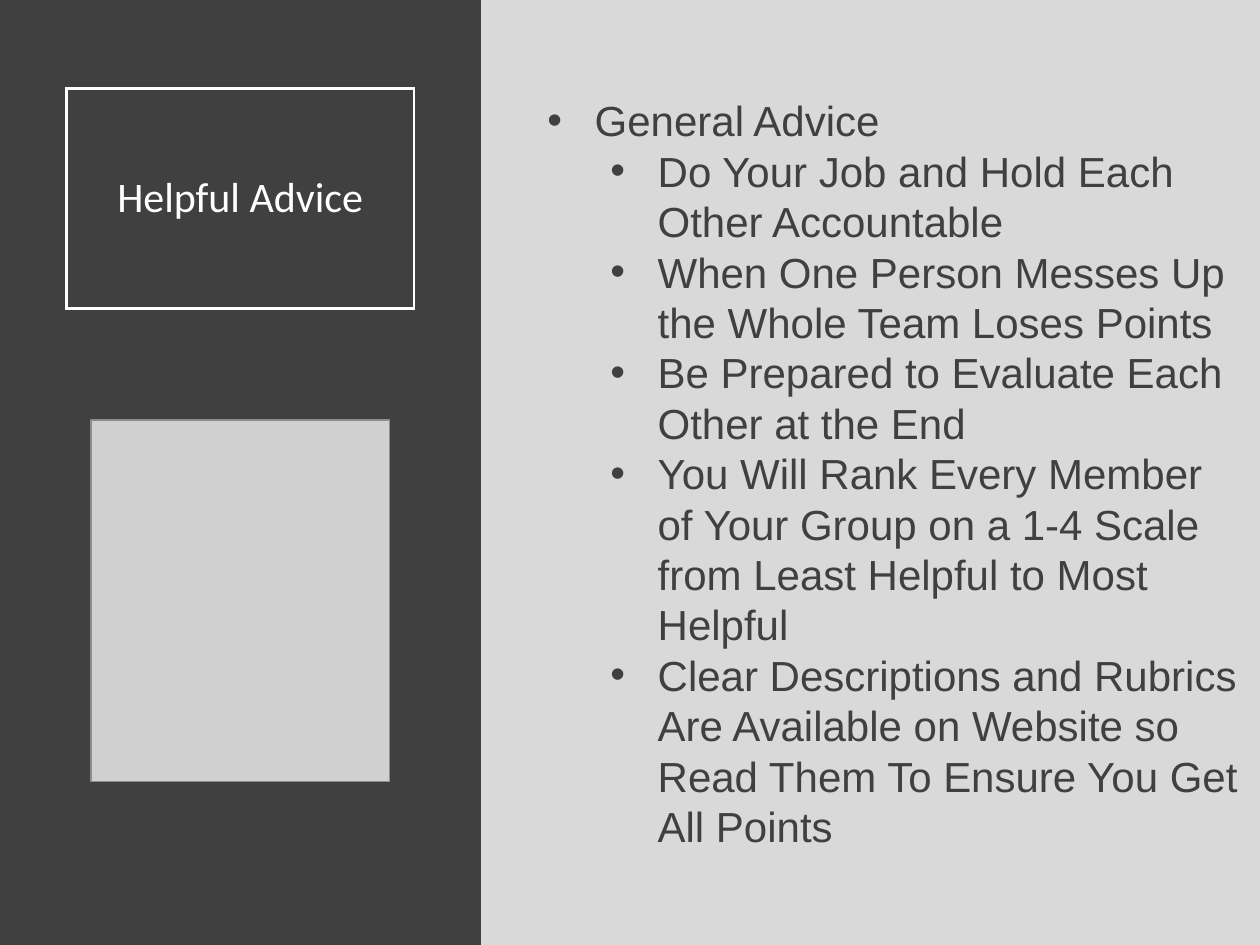
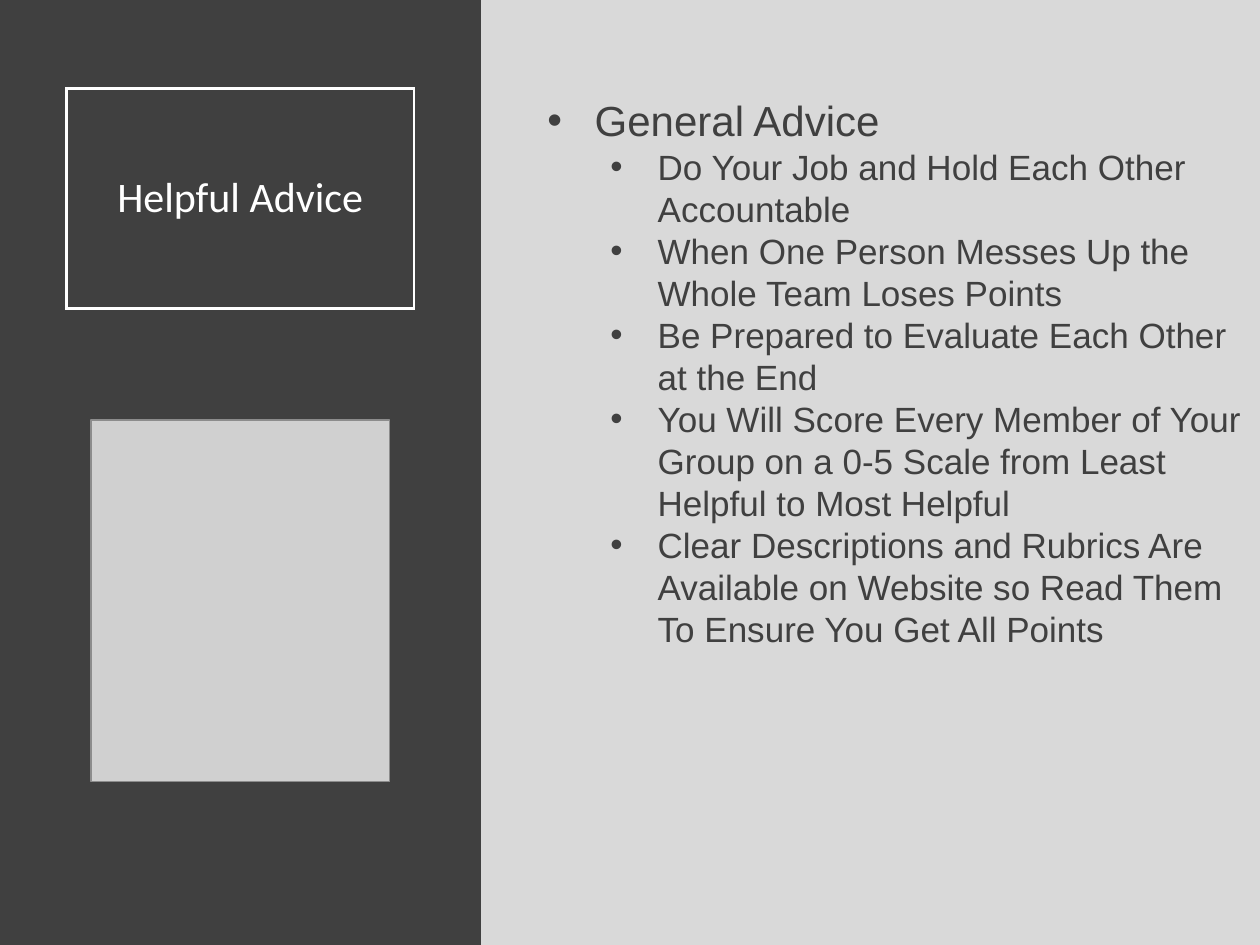
Before and after one commit to SuperMarioGiacomazzo/STOR320_WEBSITE, a slide deck: slide 17 of Lecture/Final Project 1/Final_Project_1_Lecture.pptx. Drawn at 1260x945 pixels with LibreOffice and Linux fonts; fonts in the diff are those of the drawing; grey boxes stand for pictures. Boxes give left, top, right and bottom in pixels: in the first picture for what was removed or moved away, otherwise in the second. Text is boxed around its words. In the diff, an @@ line names an element or a change of style, - is before the commit and + after.

```diff
--- a/Lecture/Final Project 1/Final_Project_1_Lecture.pptx
+++ b/Lecture/Final Project 1/Final_Project_1_Lecture.pptx
@@ text at <box>658,154,1227,643</box>: size 24 to 20 pt in "Do Your Job and Hold Each Other ...", "When One Person Messes Up the Whole ...", "Be Prepared to Evaluate Each Other at ...", "Clear Descriptions and Rubrics Are Available on ..." @@
@@ text at <box>658,406,1241,523</box>: text changed; size 24 to 20 pt @@
-  • You Will Rank Every Member of Your Group on a 1-4 Scale from Least Helpful to Most Helpful
+  • You Will Score Every Member of Your Group on a 0-5 Scale from Least Helpful to Most Helpful
```
Also in this commit, not shown: 15 other slides changed, 3 other files.
